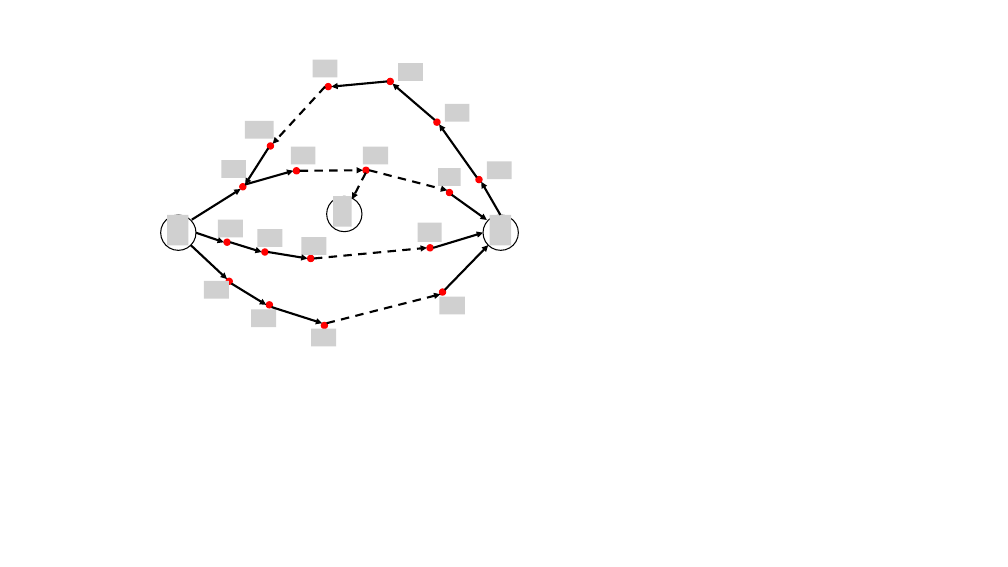
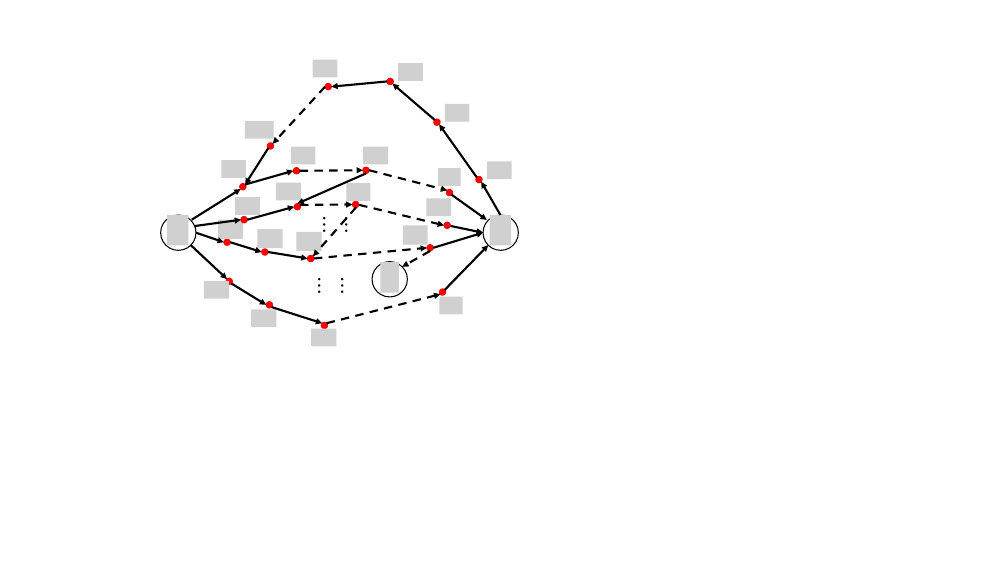
Before and after one commit to dulei715/AlgorithmDesignAnalysis, a slide deck: slide 2 of 作业8/2.作业提交/作业提交8/table/1.pptx. Drawn at 1008x567 pixels with LibreOffice and Linux fonts; fonts in the diff are those of the drawing; grey boxes stand for pictures. Boxes give left, top, right and bottom in pixels: in the first picture for what was removed or moved away, otherwise in the second. Text is boxed around its words. In the diff, an @@ line names an element or a change of style, - is before the commit and + after.

```diff
--- a/作业8/2.作业提交/作业提交8/table/1.pptx
+++ b/作业8/2.作业提交/作业提交8/table/1.pptx
@@ group added at <box>195,173,483,310</box>: 7 arrows, 5 pictures, 4 ellipses, 2 texts @@
+… …
+… …
@@ picture removed at <box>333,197,352,227</box> @@
@@ picture: place and size @@
-picture at <box>302,237,327,256</box>
+picture at <box>296,232,321,251</box>
@@ picture: place and size @@
-picture at <box>417,222,442,241</box>
+picture at <box>403,225,427,244</box>
@@ ellipse: place and size @@
-ellipse at <box>327,197,362,232</box>
+ellipse at <box>372,262,408,297</box>
@@ arrow moved from (366, 172) - (352, 200) to (430, 251) - (402, 267) @@
```
Also in this commit, not shown: 3 slides added, 30 other files.
